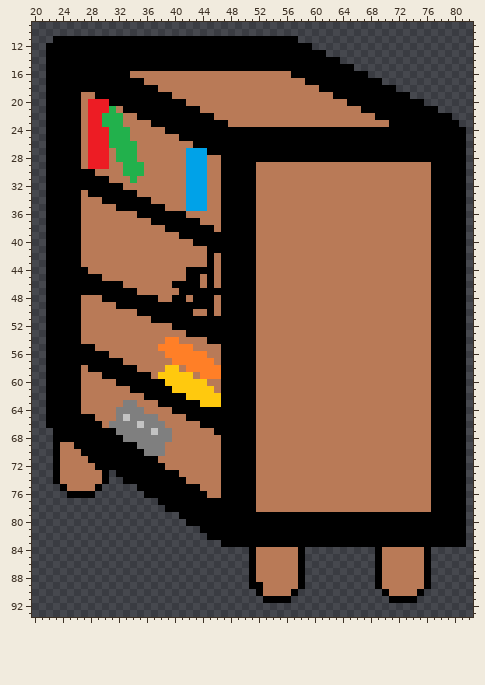
File history of a sprite sheet, Assets/Bookcase2.png. Above, as it was before the edit.
The file is 96x96 pixels. Shown: x 20..82, y 9..93.
New version:
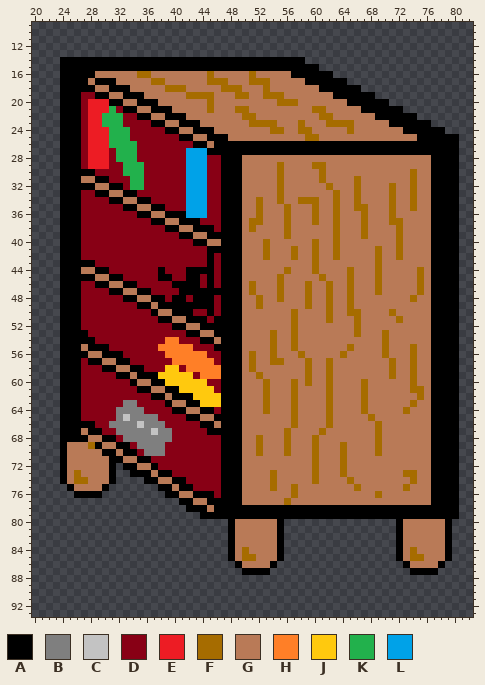
Palette (. is transparent): A #000000  B #7f7f7f  C #c3c3c3  D #880015  E #ed1c24  F #a66c00  G #b97a57  H #ff7f27  J #ffc90e  K #22b14c  L #00a2e8
Difference:
Changed rows in their new state; - is an unchanged pixel.
first column x 22:
11 -...................................------------------------
12 ......................................----------------------
13 ........................................--------------------
14 ..-----------------------------------.....------------------
15 ..-------------------------------------.....----------------
16 ..-----GGGGG-FF--------F-----F-----------.....--------------
17 ..----G---GGGG-FF------FFF---FFF-----------.....------------
18 ..-----GG---GGGG-FFF-----FFF---F-------------.....----------
19 ..---DD--GG---GGGG--FFFF---FF--FFF-------------.....--------
20 ..---D-----GG---GGGG---F---------FFF-------------.....------
21 ..---D----D--GG---GGGG-F---FF---------FF-----------.....----
22 ..---D-----DD--GG---GGGG----FF---------FF------------.....--
23 ..---D-----DDDD--GG---GGGG---FFFF---F---FFFF-----------....-
24 ..---D------DDDDD--GG---GGGGGGGGFFGGFFGGGGGFGGGGGGG------...
25 ..---D------DDDDDDD--GG---GGGGGGGGGGGFFGGGGGGGGGGGGGG------.
26 ..---D-------DDDDDDDD--G-----------------------------------.
27 ..---D---D---DDDDDDD---------------------------------------.
28 ..---D---D---DDDDDDD---DD---GGGGGGGGGGGGGGGGGGGGGGGGGGG----.
29 ..---D---DD---DDDDDD---DD---GG---F----FF-------------------.
30 ..-----DDDD---DDDDDD---DD---GG---F-----F------------F------.
31 ..---GG--DDD-KDDDDDD---DD---GG---F-----F----F-------F------.
32 ..-----GG--DKKDDDDDD---DD---GG---F------F---F----F--F------.
33 ..---DD--GG--DDDDDDD---DD---GG---F-------F--F----F--F------.
34 ..---DDDD--GG--DDDDD---DD---GGF--F--FFF--F--F----F--F------.
35 ..---DDDDDD--GG--DDD---DD---GGF---F---F--F--FF---F--F------.
36 ..---DDDDDDDD--GG---LLLDD---GGF---F---F--F---F---F---------.
37 ..---DDDDDDDDDD--GG---DDD---GFF---F---F--F---F---FF--------.
38 ..---DDDDDDDDDDDD--GG---D---GF----F------F---F----F--------.
39 ..---DDDDDDDDDDDDDD--GG-----GG----F------F---F----F--------.
40 ..---DDDDDDDDDDDDDDDD--GG---GG-F------F--F--------F--------.
41 ..---DDDDDDDDDDDDDDDDDD-----GG-F---F--F--F-----F--F--------.
42 ..---DDDDDDDDDDDDDDDDDD-D---GG-F---F--F--F-----F--F--------.
43 ..---AADDDDDDDDDDDDDDDD-D---GG--------F--------F-----------.
44 ..---G-AADDDDDDDADDD----D---GG----F---F----F---F-----F-----.
45 ..-----G-AADDDDDAADD--D-D---GG---F-----F---F---F-----F-----.
46 ..---DD--GGAADDDDD----D-D---GF---F---F--F--F---F-----F-----.
47 ..---DDDD--GGAADDDD---------GF---F---F--F--F---F-----F-----.
48 ..---DDDDDD--GG-AD--D---D---GGF--F---F--F--F--------F------.
49 ..---DDDDDDDD--G--------D---GGF------F--F--F---------------.
50 ..---DDDDDDDDDD-GG---DD-D---GG-----F----F--FF----F---------.
51 ..---DDDDDDDDDDD--GG---D----GG-----F----F---F-----F--------.
52 ..---DDDDDDDDDDDDD--GG------GG-----F--------F--------------.
53 ..---ADDDDDDDDDDDDDD--GG----GG--F--F--------F---F----------.
54 ..---AADDDDDDDDDD--DDDA-G---GG--F--F------------F----------.
55 ..---G-AADDDDDDD-----DDDA---GG--F--F-------F----F---F------.
56 ..----GG-AADDDDDD------DD---GF--F---F-----F-----F---F------.
57 ..---D--GG-ADDDDDD------D---GF--FF---F--F--------F--F------.
58 ..---DDD--GG-ADDD--D--------GF-------F--F--------F--F------.
59 ..---DDDDD--G--A-----D------GGF------F--F--------F--F------.
60 ..---DDDDDDD-GG--------DD---GG-F---F-F--F----F------F------.
61 ..---DDDDDDDD--GG-A-----D---GG-F---F----F----F------FF-----.
62 ..---DDDDDDDDDD--G--A-------GG-F---F----F----F-------F-----.
63 ..---DDDDDD--DDDD-GG--------GG-F---F----F----F------F------.
64 ..---DDDDD----DDDD--GG--D---GG-F---F----F----F-----F-------.
65 ..---DDDDD------DDDD--GG----GG-----F----F-----F------------.
66 ..-----DD--------DDDDD--G---GG-----F----F------F-----------.
67 -.---G--DD--------DDDDDA----GG----F----F-------F-----------.
68 -.----GG--D-------DDDDDDD---GGF---F---F--------F-----------.
69 -.A-GGF-GG--D----DDDDDDDD---GGF---F---F---F----F-----------.
70 -.A--GGG--G--D---DDDDDDDD---GGF---F---F---F----F-----------.
71 -.A---GGG--GG--DDDDDDDDDD---GG--------F---F----------------.
72 -.A----GG-.--GG-DDDDDDDDD---GG--------F---F----------------.
73 -.A-F---GA..---G--DDDDDDD---GG--F-----F---F--------FF------.
74 -.A-FF--GA-...--GG--DDDDD---GG--F-----F----F--------F------.
75 --.A---GA----...--G--DDDD---GG--F--F--------F------F-------.
76 ---.---A------...--GG--AD---GG-----F-----------F-----------.
77 ----------------...--GG-----GG----F------------------------.
78 -----------------...---G------AAAAAAAAAAAAAAAAAAAAAAAAA----.
79 -------------------...-------------------------------------.
80 --------------------......-GGGGGG-................-GGGGGG-..
81 ----------------------....-GGGGGG-................-GGGGGG-..
82 -----------------------...-GGGGGG-................-GGGGGG-..
83 -------------------------.-GGGGGG-................-GGGGGG-..
84 --------------------------AGFG---A...----------...A-F-GGGA--
85 --------------------------AGFF---A...----------...A-FFGGGA--
86 ---------------------------AGG--A....----------....A--GGA---
87 ----------------------------A-AA.....----------.....AA-A----
88 -----------------------------........----------........-----
89 -----------------------------........----------........-----
90 ------------------------------......------------......------
91 -------------------------------....--------------....-------
Pixel boxes of the changes (left, top, right, bottom) in both pictures:
changed: (46, 36, 466, 603)
